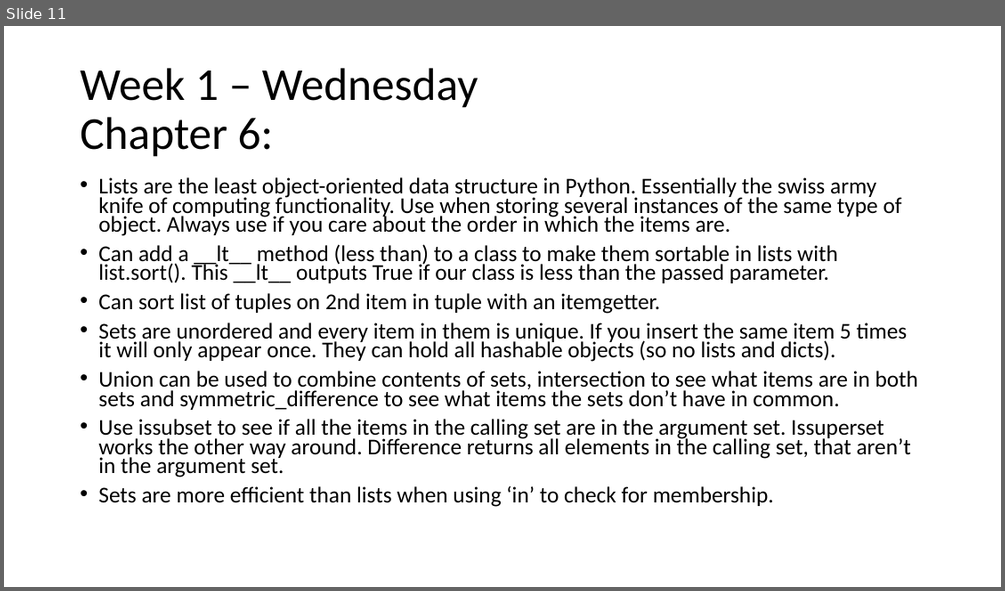
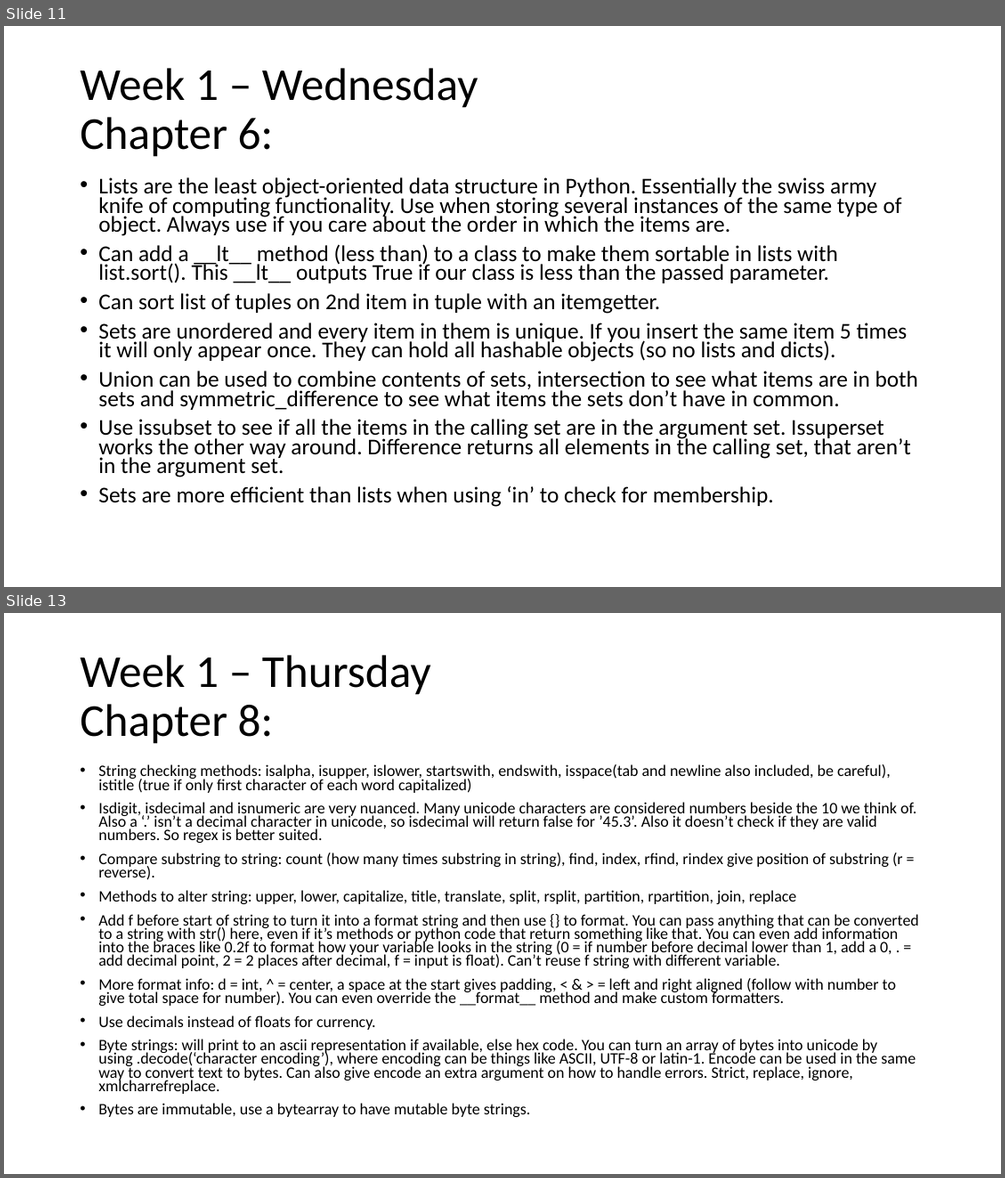
Before and after one commit to lamersfa/Python-Training-wk2226, a slide deck: Information learned during Python training.pptx. Shown one above the other, each under a label of ours: slide 11 before the commit, slides 11 and 13 after it; the slides between them are not shown. The pictures are 1005x591 and 1005x1178 pixels, drawn with LibreOffice and Linux fonts; fonts in the diff are those of the drawing. Boxes give left, top, right and bottom in pixels: in the first picture for what was removed or moved away, otherwise in the second. Text is boxed around its words. In the diff, an @@ line names an element or a change of style, - is before the commit and + after.

Commit message:
Power-point from thursday updated. Exercises will follow. Pytest will be delayed until tomorrow.

```diff
--- a/Information learned during Python training.pptx
+++ b/Information learned during Python training.pptx
@@ slide 13 added at <box>4,613,1001,1174</box>, background #FFFFFF @@
@@ title added at <box>80,655,431,744</box>, 44 pt, text #000000 @@
+Week 1 – Thursday
+Chapter 8:
@@ text added at <box>98,764,919,1117</box>, 15.4 pt, text #000000 @@
+• String checking methods: isalpha, isupper, islower, startswith, endswith, isspace(tab and newline also included, be careful), istitle (true if only first character of each word capitalized)
+• Isdigit, isdecimal and isnumeric are very nuanced. Many unicode characters are considered numbers beside the 10 we think of. Also a ‘.’ isn’t a decimal character in unicode, so isdecimal will return false for ’45.3’. Also it doesn’t check if they are valid numbers. So regex is better suited.
+• Compare substring to string: count (how many times substring in string), find, index, rfind, rindex give position of substring (r = reverse).
+• Methods to alter string: upper, lower, capitalize, title, translate, split, rsplit, partition, rpartition, join, replace
+• Add f before start of string to turn it into a format string and then use {} to format. You can pass anything that can be converted to a string with str() here, even if it’s methods or python code that return something like that. You can even add information into the braces like 0.2f to format how your variable looks in the string (0 = if number before decimal lower than 1, add a 0, . = add decimal point, 2 = 2 places after decimal, f = input is float). Can’t reuse f string with different variable.
+• More format info: d = int, ^ = center, a space at the start gives padding, < & > = left and right aligned (follow with number to give total space for number). You can even override the __format__ method and make custom formatters.
+• Use decimals instead of floats for currency.
+• Byte strings: will print to an ascii representation if available, else hex code. You can turn an array of bytes into unicode by using .decode(‘character encoding’), where encoding can be things like ASCII, UTF-8 or latin-1. Encode can be used in the same way to convert text to bytes. Can also give encode an extra argument on how to handle errors. Strict, replace, ignore, xmlcharrefreplace.
+• Bytes are immutable, use a bytearray to have mutable byte strings.
```
Also in this commit, not shown: 2 other slides added.
